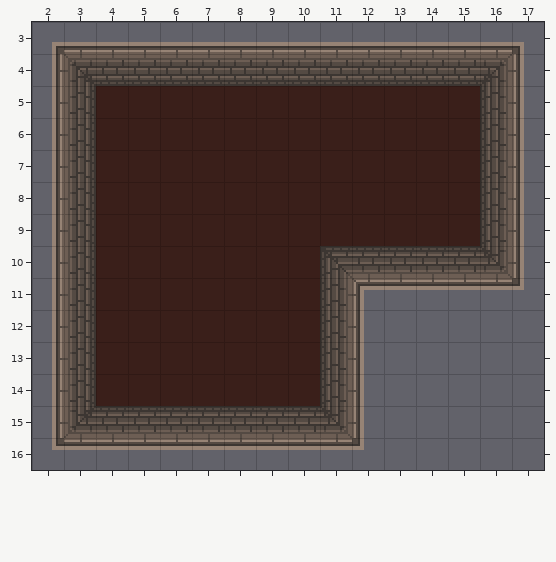
One commit to this Tiled map: assets/tiled/1.tmx. Above is the file before it was changed.
Cells are 16x16 px. Shown: x 2..17, y 3..16. The old version is drawn lined up with the new one.
Now the later version:
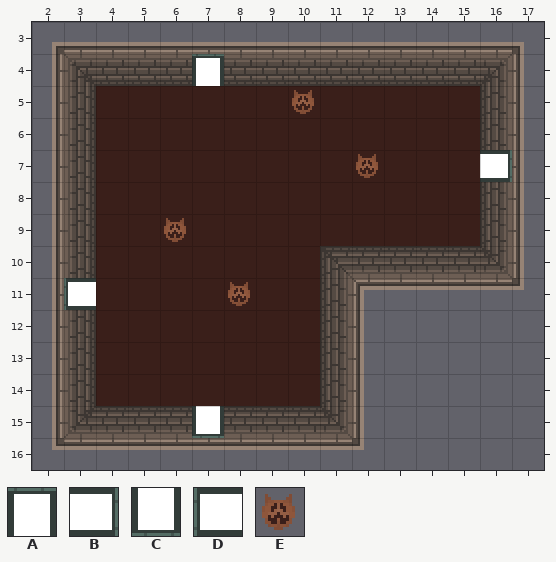
Key: from "entity": A 0, B 1, C 2, D 3, E 4.
_ is an empty cell, . an unchanged one.
Tiles of an added or newly shown layer are drawn over the layers below it.
What changed:
map size 20x20 -> 19x19 cells
--- layer "objects" (added)
@@ x 7..10 @@
- 4 _...
- 5 ..._
+ 4 A...
+ 5 ...E
@@ x 12..16 @@
- 7 _..._
+ 7 E...B
@@ x 6..6 @@
- 9 _
+ 9 E
@@ x 3..8 @@
-11 _...._
+11 D....E
@@ x 7..7 @@
-15 _
+15 C
Where, in picture pixels (left, top, right, bottom), the same in both pictures:
added: (192, 54, 224, 86)
added: (292, 90, 314, 114)
added: (356, 154, 378, 178)
added: (480, 150, 512, 182)
added: (164, 218, 186, 242)
added: (64, 278, 96, 310)
added: (228, 282, 250, 306)
added: (192, 406, 224, 438)
